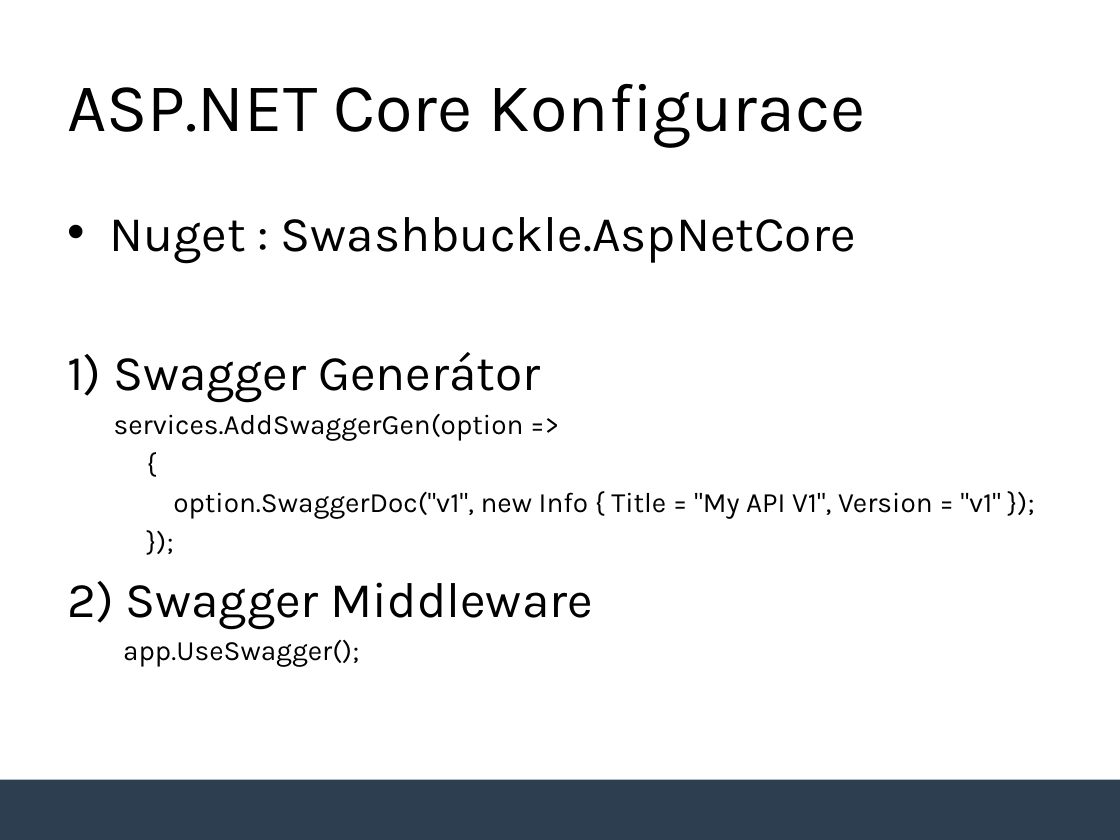
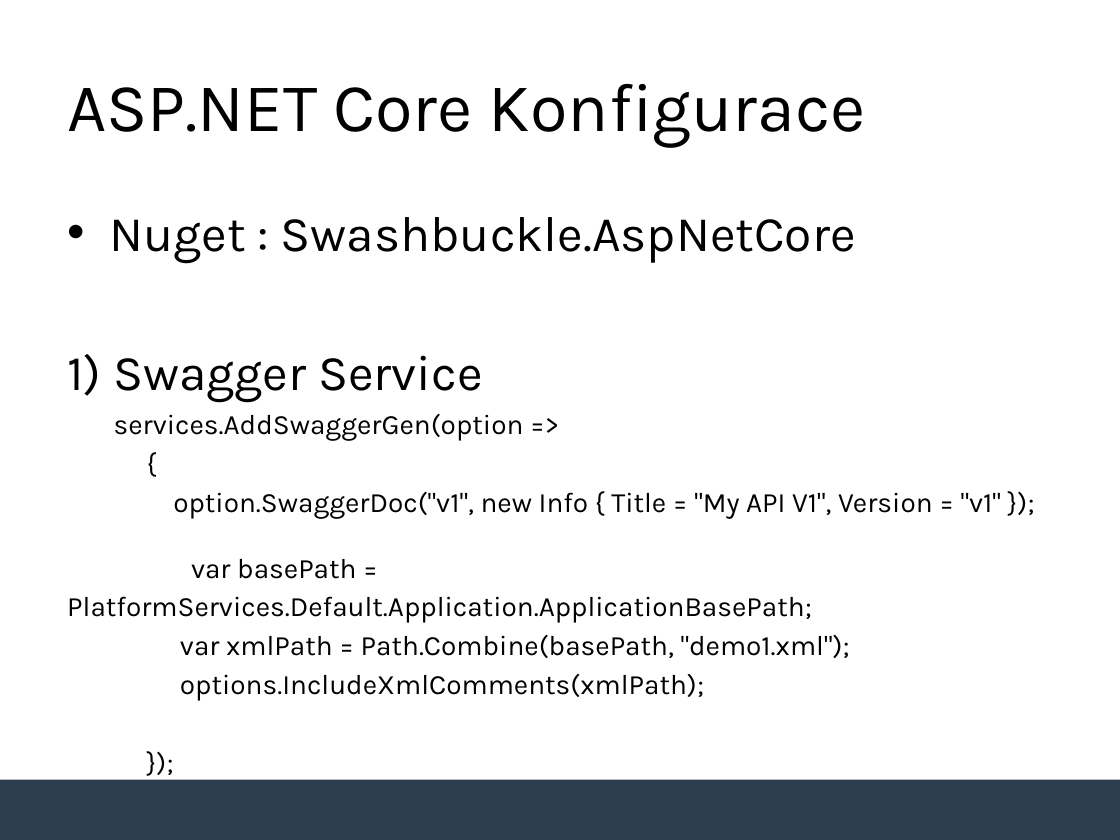
Before and after one commit to tomasjurasek/presentations, a slide deck: slide 8 of Swagger/Swagger.pptx (slide 4 before the commit). Drawn at 1120x840 pixels with LibreOffice and Linux fonts; fonts in the diff are those of the drawing; background and template pictures are left out. Boxes give left, top, right and bottom in pixels: in the first picture for what was removed or moved away, otherwise in the second. Text is boxed around its words. In the diff, an @@ line names an element or a change of style, - is before the commit and + after.

```diff
--- a/Swagger/Swagger.pptx
+++ b/Swagger/Swagger.pptx
@@ text at [67,354,483,402]: text changed @@
-1) Swagger Generátor
+1) Swagger Service
@@ text at [67,559,850,701]: paragraphs added @@
+var basePath = PlatformServices.Default.Application.ApplicationBasePath;
+var xmlPath = Path.Combine(basePath, "demo1.xml");
+options.IncludeXmlComments(xmlPath);
@@ text at [67,581,592,667]: paragraphs removed @@
-2) Swagger Middleware
-  app.UseSwagger();
```
Also in this commit, not shown: 5 other slides changed, 7 slides added, 1 slide removed, 10 other files.
